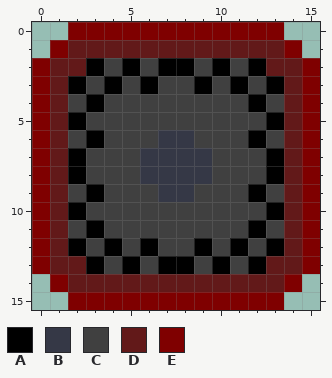
Pixel-art sprite, stored at src/assets/sprites/inventoryBack.png. The first picture shows the starting point.
The file is 16x16 pixels.
Palette (. is transparent): A #000000  B #353846  C #404040  D #621919  E #7f0000
The same view after the edit:
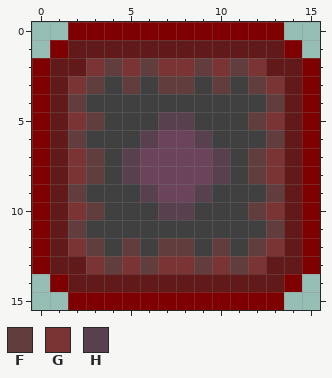
Colours new in this view: F #613d3d  G #7b3434  H #59404e
The commit says: Made inventory back sprite less contrasting.
Difference:
@@ palette @@
-B #353846
+B #6b445b
@@ x 0..15 @@
  1 .EDDDDDDDDDDDDE.
- 2 EDDACACAACACADDE
- 3 EDACACACCACACADE
- 4 EDCACCCCCCCCACDE
- 5 EDACCCCCCCCCCADE
- 6 EDCACCCBBCCCACDE
- 7 EDACCCBBBBCCCADE
- 8 EDACCCBBBBCCCADE
- 9 EDCACCCBBCCCACDE
-10 EDACCCCCCCCCCADE
-11 EDCACCCCCCCCACDE
-12 EDACACACCACACADE
-13 EDDACACAACACADDE
+ 2 EDDGFGFGGFGFGDDE
+ 3 EDGFCFCFFCFCFGDE
+ 4 EDFCCCCCCCCCCFDE
+ 5 EDGFCCCHHCCCFGDE
+ 6 EDFCCCHBBHCCCFDE
+ 7 EDGFCHBBBBHCFGDE
+ 8 EDGFCHBBBBHCFGDE
+ 9 EDFCCCHBBHCCCFDE
+10 EDGFCCCHHCCCFGDE
+11 EDFCCCCCCCCCCFDE
+12 EDGFCFCFFCFCFGDE
+13 EDDGFGFGGFGFGDDE
 14 .EDDDDDDDDDDDDE.
Changed places in both pictures, as pixel boxes (x1, y1, x2, y2):
changed: (68, 58, 284, 274)
